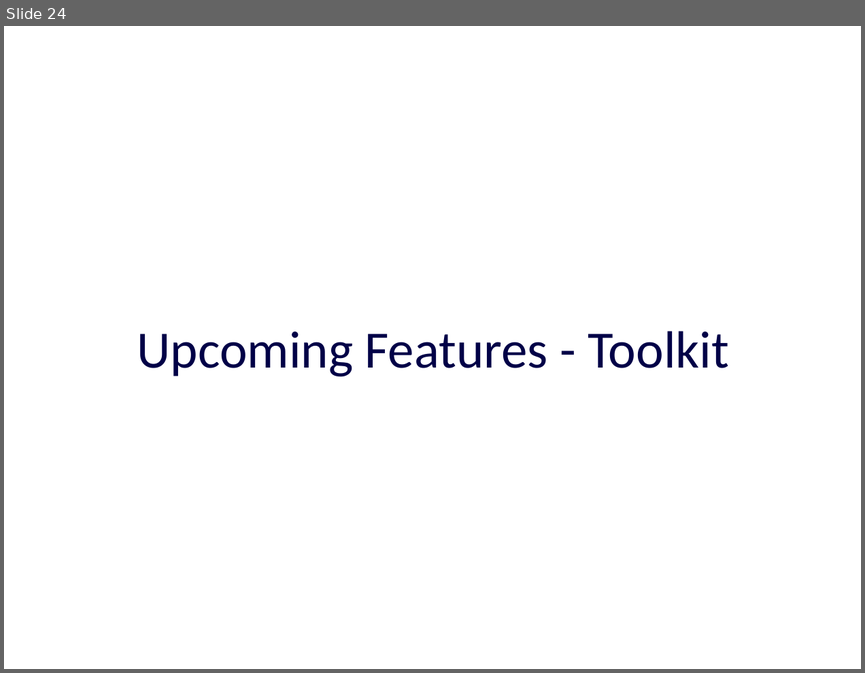
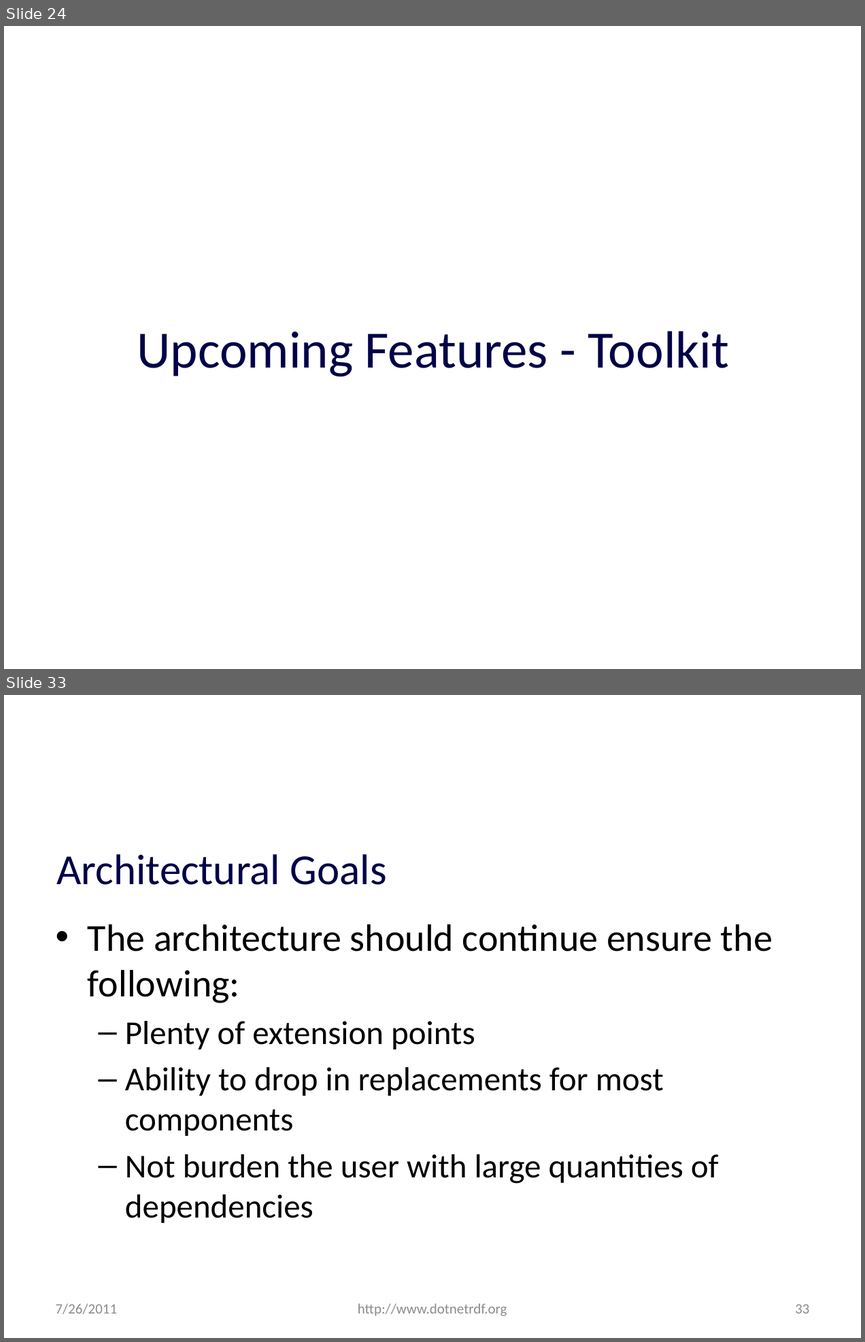
Before and after one commit to JohnGoldsmith/dotnetrdf-wiki, a slide deck: Slides/Roadmap.pptx. Shown one above the other, each under a label of ours: slide 24 before the commit, slides 24 and 33 after it; the slides between them are not shown. The pictures are 865x673 and 865x1342 pixels, drawn with LibreOffice and Linux fonts; fonts in the diff are those of the drawing; background and template pictures are left out. Boxes give left, top, right and bottom in pixels: in the first picture for what was removed or moved away, otherwise in the second. Text is boxed around its words. In the diff, an @@ line names an element or a change of style, - is before the commit and + after.

```diff
--- a/Slides/Roadmap.pptx
+++ b/Slides/Roadmap.pptx
@@ slide 33 added at box(4, 695, 861, 1338), background #FFFFFF @@
@@ title added at box(56, 854, 387, 885), 36 pt, text #010147 @@
+Architectural Goals
@@ text added at box(88, 924, 772, 1223), 28 pt, text #000000 @@
+• The architecture should continue ensure the following:
+  – Plenty of extension points
+  – Ability to drop in replacements for most components
+  – Not burden the user with large quantities of dependencies
@@ text added at box(56, 1303, 118, 1314), 12 pt, text #8C8C8C @@
+7/26/2011
@@ text added at box(358, 1303, 507, 1316), 12 pt, text #8C8C8C @@
+http://www.dotnetrdf.org
@@ page number added at box(795, 1304, 809, 1313), 12 pt, text #8C8C8C @@
+33
```
Also in this commit, not shown: 48 slides changed, 4 other slides added.
